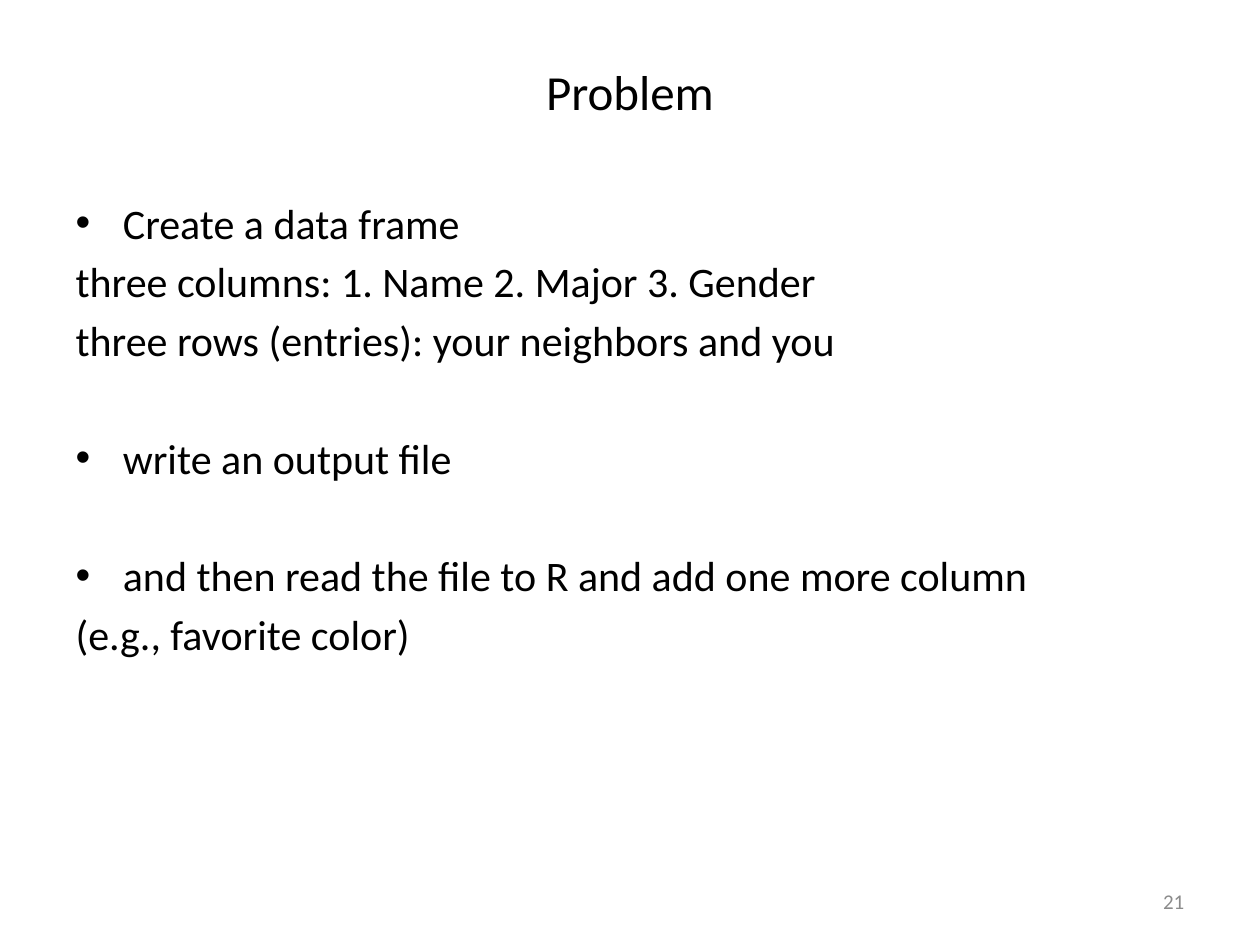
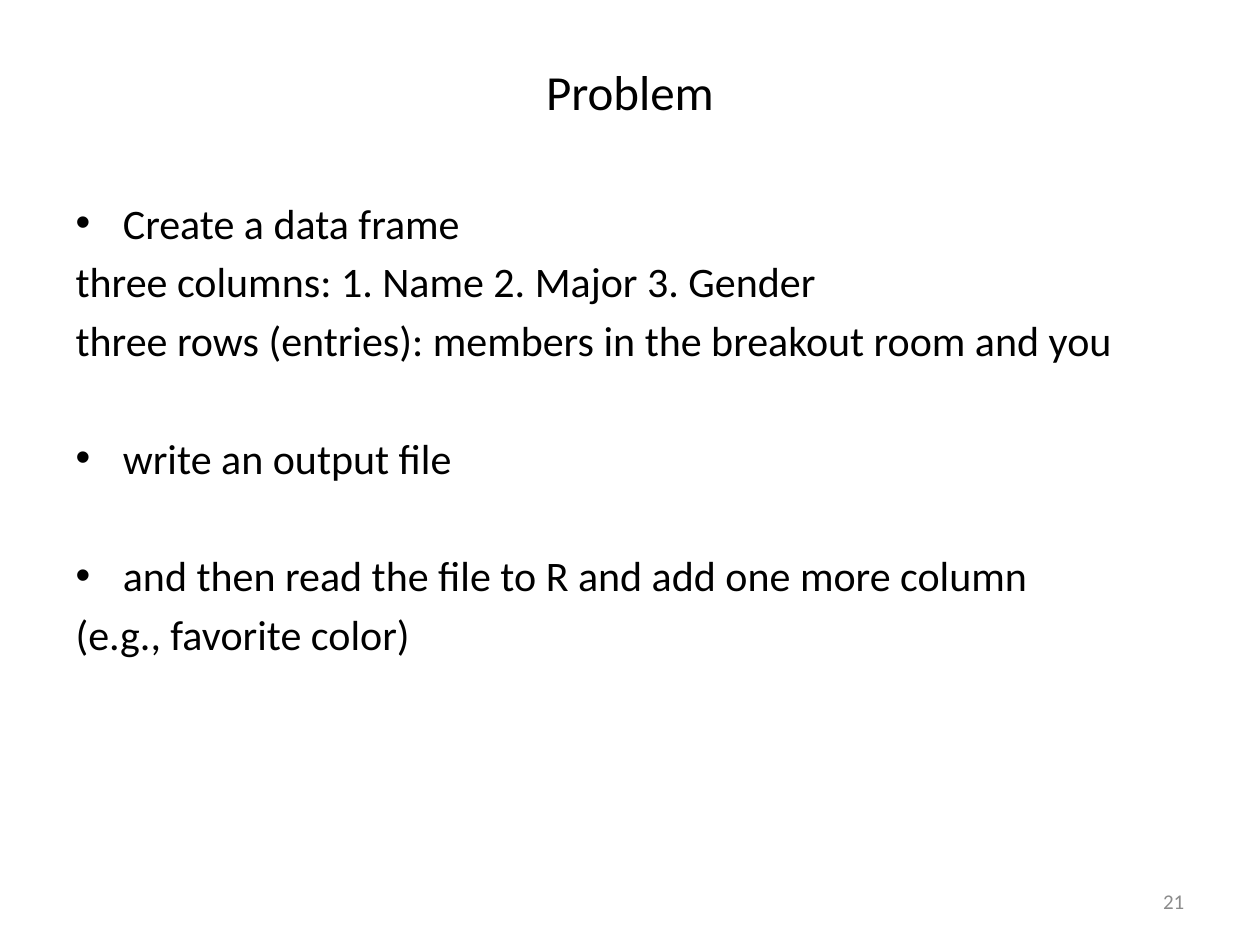
Before and after one commit to liu3zhenlab/teaching, a slide deck: slide 21 of PLPTH813Bioinformatis/2021/labs/lab03_R.pptx. Drawn at 1260x945 pixels with LibreOffice and Linux fonts; fonts in the diff are those of the drawing. Boxes give left, top, right and bottom in pixels: in the first picture for what was removed or moved away, otherwise in the second. Text is boxed around its words. In the diff, an @@ line names an element or a change of style, - is before the commit and + after.

```diff
--- a/PLPTH813Bioinformatis/2021/labs/lab03_R.pptx
+++ b/PLPTH813Bioinformatis/2021/labs/lab03_R.pptx
@@ text at (x1=76, y1=325, x2=1112, y2=363): text changed @@
-three rows (entries): your neighbors and you
+three rows (entries): members in the breakout room and you
```
Also in this commit, not shown: 2 other slides changed, 5 other files.
